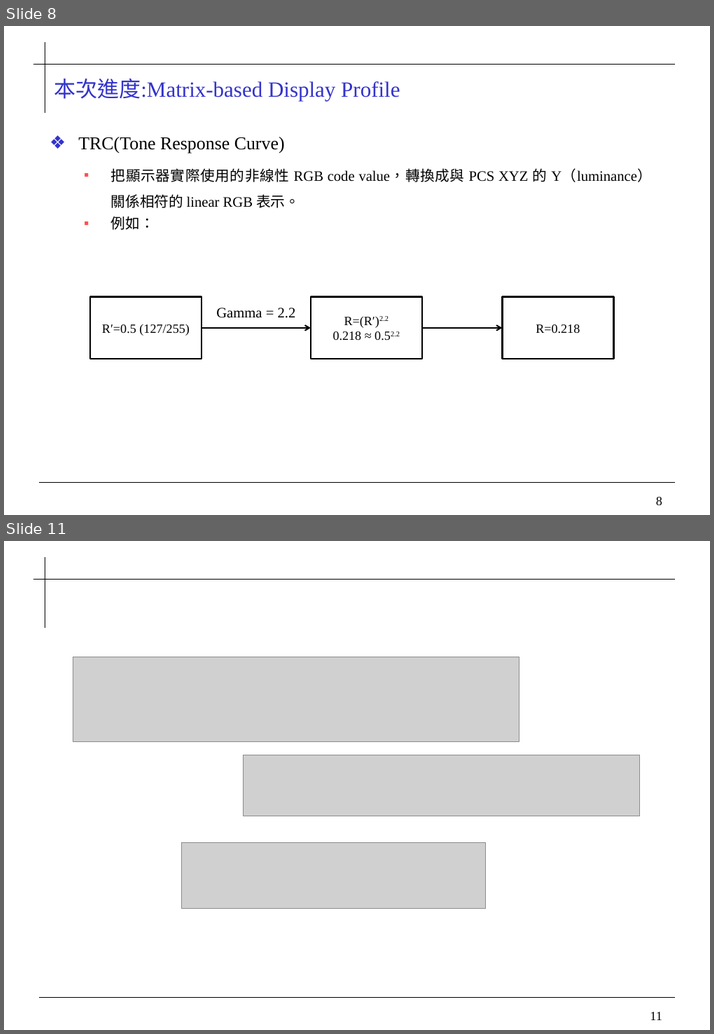
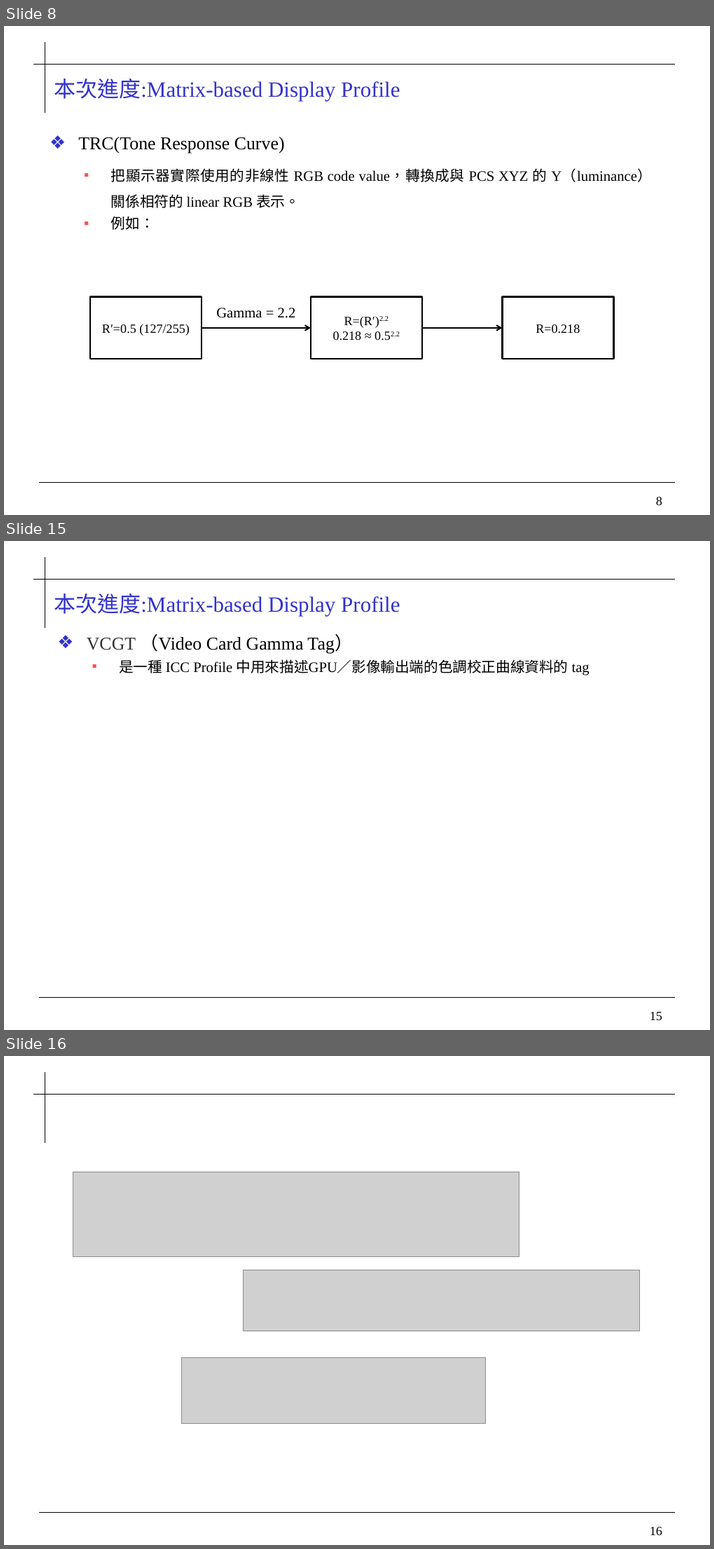
Before and after one commit to 0ilasis0/home, a slide deck: ICCPROFILE.pptx. Shown one above the other, each under a label of ours: slides 8 and 11 before the commit, slides 8, 15 and 16 after it; the slides between them are not shown. The pictures are 714x1034 and 714x1549 pixels, drawn with LibreOffice and Linux fonts; fonts in the diff are those of the drawing; grey boxes stand for pictures; background and template pictures are left out. Boxes give left, top, right and bottom in pixels: in the first picture for what was removed or moved away, otherwise in the second. Text is boxed around its words. In the diff, an @@ line names an element or a change of style, - is before the commit and + after.

```diff
--- a/ICCPROFILE.pptx
+++ b/ICCPROFILE.pptx
@@ slide 15 added at (4,541,710,1030), background #FFFFFF; not listed: 4 template elements that a slide beside it also shows @@
@@ title added at (54,593,400,616), 24 pt, text #3333CC @@
+本次進度:Matrix-based Display Profile
@@ text added at (87,634,589,675), 16 pt, text #000000 @@
+  ❖ VCGT （Video Card Gamma Tag）
+  ▪ 是一種 ICC Profile 中用來描述GPU／影像輸出端的色調校正曲線資料的 tag
@@ what was slide 11 is now slide 16 @@
@@ page number at (649,1526,662,1535): text changed @@
-11
+16
```
Also in this commit, not shown: 3 slides changed, 4 other slides added, 1 other file.
